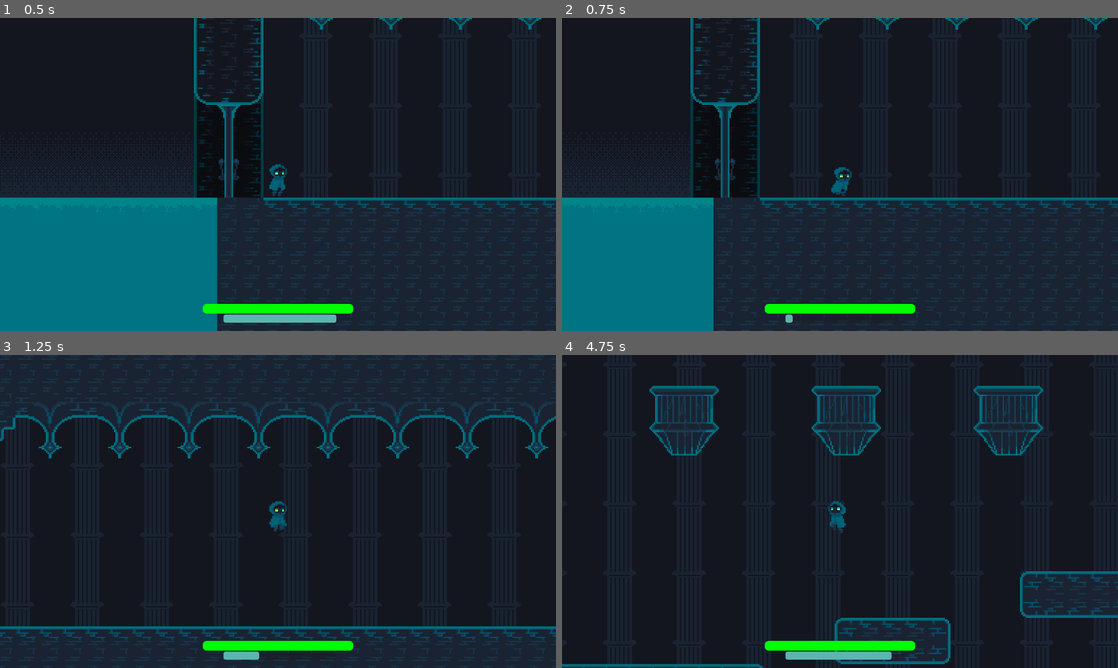
Above: before the commit, frames 1-4 (two rows, left to right).
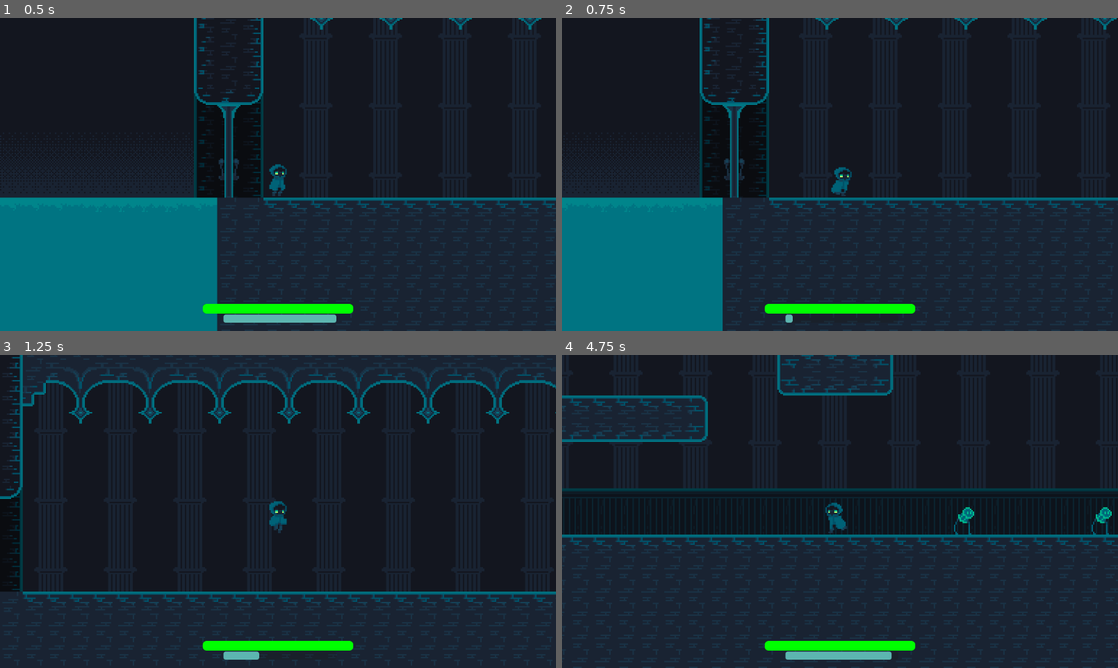
Above: after the commit, the same moments.

Repository: Samferos/code_game_jam_2025
Game: Godot game, scene res://scenes/level1.tscn
Two runs of this game, one before a commit and one after it. Both use one fixed random seed, a clock stepped at 60 frames per second and the inputs below.
Inputs:
- Up to frame 1 (0.5 s): no input
- Up to frame 2 (0.75 s): tap Enter at 0.5 s; hold D (right) from 0.53 s (still down); tap K (dash) at 0.6 s
- Up to frame 3 (1.25 s): keep holding D (right); tap Space (jump) at 0.77 s
- Up to frame 4 (4.75 s): tap K (dash) at 1.35, 2.3, 2.85, 3.6, 4.55 s; tap Space (jump) at 1.52, 3.02, 3.77, 4.52 s; release D (right) at 2.03 s; hold A (left) 2.03-2.78 s; tap J (slash) at 2.1, 4.35 s; hold D (right) 2.78-4.28 s; hold A (left) from 4.28 s (still down)

Frame 1 is identical in both runs. In frame 2, 4.7% of the frame differs, in the area x 23-100%, y 0-100%; in frame 3, 11%; in frame 4, 14%, in the area x 0-100%, y 0-100%.

Commit message:
Add something useful(i think) for the player (i forgor)

Diff:
--- a/scenes/entity/player.tscn
+++ b/scenes/entity/player.tscn
@@ -158,6 +158,10 @@
 collision_mask = 3
 safe_margin = 0.05
 script = ExtResource("1_wklbj")
+SPEED = 4.0
+AIR_CONTROL = 0.1
+JUMP_FORCE = 25.0
+DASH_SPEED = 6
 
 [node name="hitbox" type="CollisionShape2D" parent="."]
 shape = SubResource("CapsuleShape2D_g0lnx")
--- a/scenes/level1.tscn
+++ b/scenes/level1.tscn
@@ -30,7 +30,6 @@
 
 [node name="player" parent="." instance=ExtResource("2_1gvk2")]
 position = Vector2(58, 613)
-collision_mask = 3
 floor_constant_speed = true
 safe_margin = 0.2
 
--- a/scripts/character.gd
+++ b/scripts/character.gd
@@ -1,17 +1,17 @@
 extends CharacterBody2D
 class_name Character
 
-var MAX_HEALTH = 100
-var CURRENT_HEALTH = MAX_HEALTH
+@export var MAX_HEALTH = 100
+@export var CURRENT_HEALTH = MAX_HEALTH
+@export var SPEED = 5.0
 
-const SPEED = 5.0
 const RATIO = 1_000
 const RATIO_SQUARED = RATIO*RATIO
-const AIR_CONTROL = 0.14
-const JUMP_FORCE = 29.5
+@export var AIR_CONTROL = 0.14
+@export var JUMP_FORCE = 29.5
 const AIR_DRAG_COEF = 0.42
 const GROUND_RES_COEF = 0.25
-const DASH_SPEED = 5
+@export var DASH_SPEED = 5
 
 var Velocity : Vector2
 var HoldingWall = false
--- a/scripts/player.gd
+++ b/scripts/player.gd
@@ -1,9 +1,6 @@
-extends "res://scripts/character.gd"
+extends Character
 
 class_name Player
-
-
-
 
 
 @onready var SpriteSheet : AnimatedSprite2D = $sprite
@@ -23,9 +20,6 @@
 func _on_health_depleted():
 	collision_layer = 0
 	collision_mask = 0
-
-
-
 
 func _physics_process(delta: float) -> void:
 
@@ -56,7 +50,7 @@
 			FacingDirection = CharacterDirection.RIGHT
 
 	if Input.is_action_just_pressed("dash"):
-		Dash(direction)
+		Dash(direction.normalized())
 
 	if Input.is_action_just_pressed("slash"):
 		if $slashCooldown.is_stopped():
@@ -116,7 +110,6 @@
 		cooldown_timer.start()
 		Velocity = direction * SPEED * RATIO * DASH_SPEED
 
-
 enum CharacterStatus{
 	ONGROUND,
 	WALKING,
Not shown: 1 places in scenes/level1.tscn that only renumber resources
